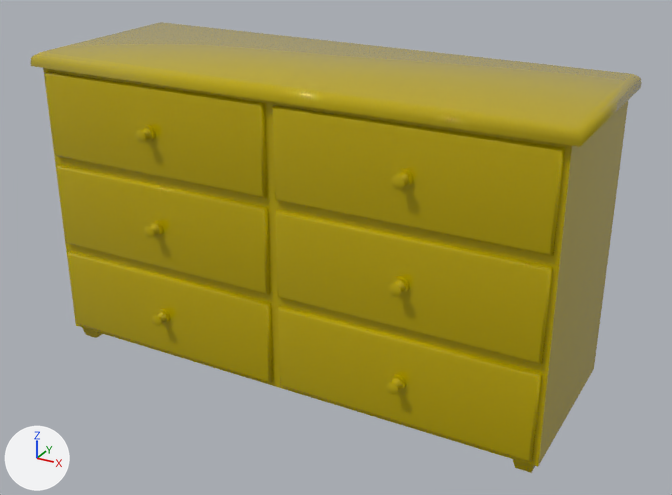
Before and after pictures for a commit that changed the FBX model Assets/ART/Meshes/BEDROOM/SM_Dresser.fbx.
Rendered twice from a 50 mm lens placed at (1.63, -2.86, 1.93), pointed at (0.07, -0.03, 0.51). Every picture has the same lights, and +X, +Y and +Z are marked at lower left. The older version comes first. Where no turn or scale is listed for an object, it has been applied to the vertices.

Objects in the first picture: 'SM_Dresser', 'SM_Dresser_Drawer_01', 'SM_Dresser_Drawer_02', 'SM_Dresser_Drawer_03', 'SM_Dresser_Drawer_04', 'SM_Dresser_Drawer_05', 'SM_Dresser_Drawer_06'.
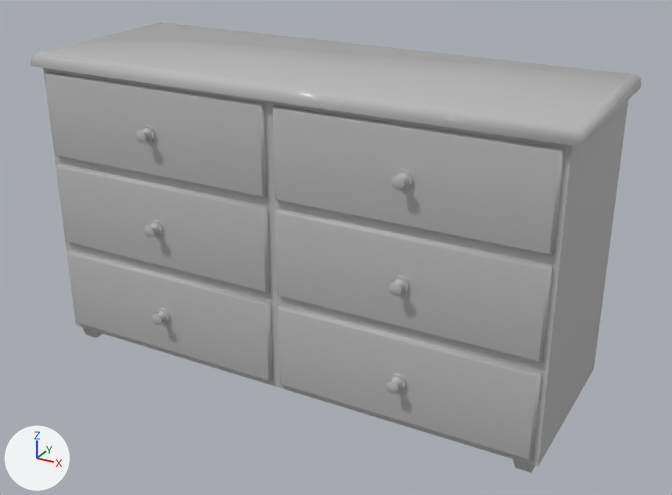
The change in detail:
Material 'Default' (mat_default) is new.
Its base color is (0.5, 0.5, 0.5) (grey #bcbcbc).
Its roughness is 0.0.
me_mesh has 128 vertices, 116 faces and spans x -1.03..1.03, y -0.38..0.38, z 0.0..1.2.
me_mesh no longer uses material mat_m_wood_painted (yellow #bca700).
me_mesh gains material mat_default (grey #bcbcbc).
me_mesh_003 has 118 vertices, 112 faces and spans x -0.48..0.48, y -0.052..0.669, z -0.163..0.163.
me_mesh_003 no longer uses material mat_m_wood_painted (yellow #bca700).
me_mesh_003 gains material mat_default (grey #bcbcbc).
me_mesh_002 has 118 vertices, 112 faces and spans x -0.48..0.48, y -0.052..0.669, z -0.163..0.163.
me_mesh_002 no longer uses material mat_m_wood_painted (yellow #bca700).
me_mesh_002 gains material mat_default (grey #bcbcbc).
me_mesh_006 has 118 vertices, 112 faces and spans x -0.48..0.48, y -0.052..0.669, z -0.163..0.163.
me_mesh_006 no longer uses material mat_m_wood_painted (yellow #bca700).
me_mesh_006 gains material mat_default (grey #bcbcbc).
me_mesh_001 has 118 vertices, 112 faces and spans x -0.48..0.48, y -0.052..0.669, z -0.163..0.163.
me_mesh_001 no longer uses material mat_m_wood_painted (yellow #bca700).
me_mesh_001 gains material mat_default (grey #bcbcbc).
me_mesh_004 has 118 vertices, 112 faces and spans x -0.48..0.48, y -0.052..0.669, z -0.163..0.163.
me_mesh_004 no longer uses material mat_m_wood_painted (yellow #bca700).
me_mesh_004 gains material mat_default (grey #bcbcbc).
me_mesh_005 has 118 vertices, 112 faces and spans x -0.48..0.48, y -0.052..0.669, z -0.163..0.163.
me_mesh_005 no longer uses material mat_m_wood_painted (yellow #bca700).
me_mesh_005 gains material mat_default (grey #bcbcbc).
Object 'SM_Dresser_Drawer_06' (ob_sm_dresser_drawer_06) moves from (0.5, -0.37, 0.233) to (0.5, -0.37, 0.237).
Object 'SM_Dresser_Drawer_04' (ob_sm_dresser_drawer_04) moves from (0.5, -0.37, 0.967) to (0.5, -0.37, 0.966).
Object 'SM_Dresser_Drawer_05' (ob_sm_dresser_drawer_05) moves from (0.5, -0.37, 0.6) to (0.5, -0.37, 0.604).

Pixel boxes [x1, y1, x2, y2] of what changed, in the pictures (672 x 495 px):
'SM_Dresser', recoloured (yellow to grey)
    both: [31, 22, 642, 473]
'SM_Dresser_Drawer_04', recoloured, moved (yellow to grey)
    both: [273, 105, 565, 256]
'SM_Dresser_Drawer_05', recoloured, moved (yellow to grey)
    before: [276, 210, 552, 364]
    after: [276, 209, 553, 363]
'SM_Dresser_Drawer_06', recoloured, moved (yellow to grey)
    before: [278, 306, 541, 462]
    after: [278, 305, 542, 461]
'SM_Dresser_Drawer_01', recoloured (yellow to grey)
    both: [45, 72, 267, 198]
'SM_Dresser_Drawer_02', recoloured (yellow to grey)
    both: [57, 165, 270, 293]
'SM_Dresser_Drawer_03', recoloured (yellow to grey)
    both: [68, 251, 273, 382]
